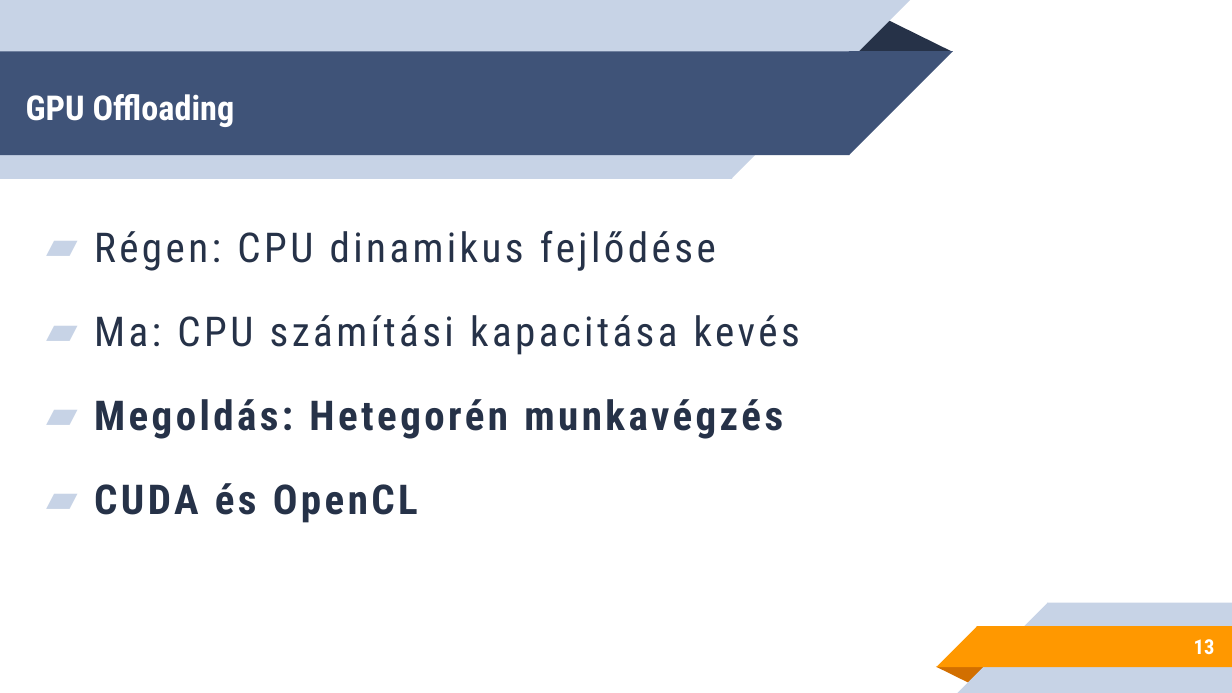
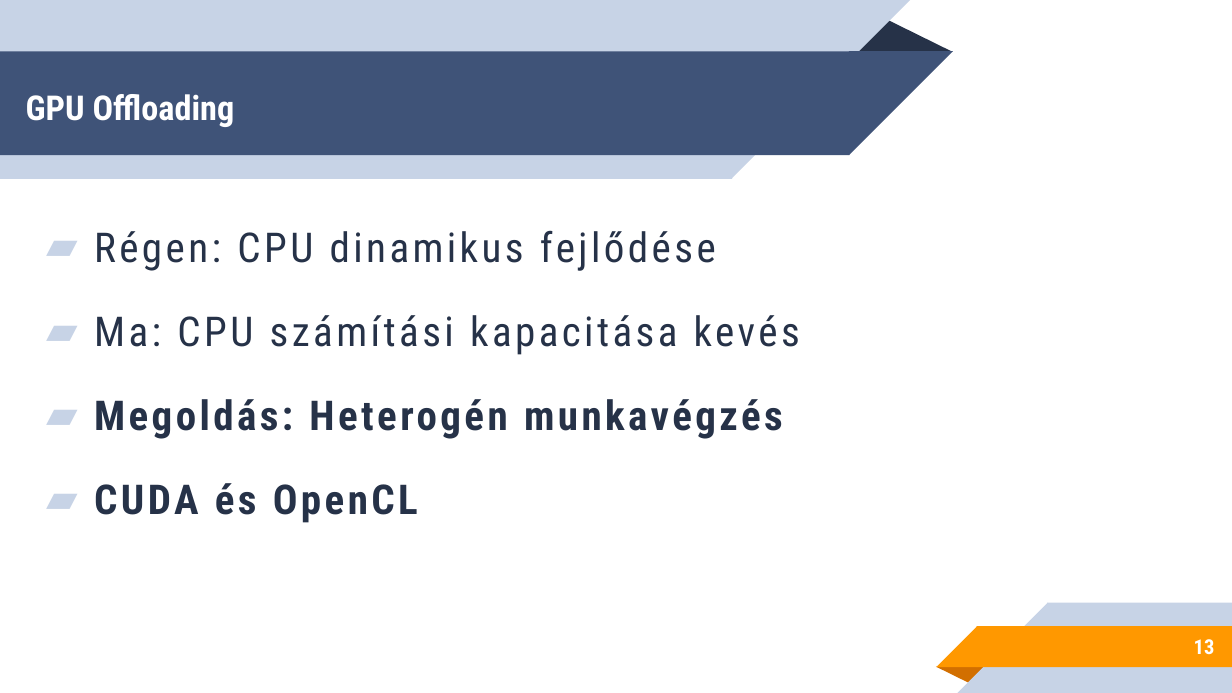
Before and after one commit to Uni-Sopron/temalabor-o21-ERTI-feldolgozasi-sebesseg-gyorsitas, a slide deck: slide 13 of Kiss_Mate_Szabolcs_T2DFZO_feldolgozasi_sebesseg_gyorsitas.pptx. Drawn at 1232x693 pixels with LibreOffice and Linux fonts; fonts in the diff are those of the drawing. Boxes give left, top, right and bottom in pixels: in the first picture for what was removed or moved away, otherwise in the second. Text is boxed around its words. In the diff, an @@ line names an element or a change of style, - is before the commit and + after.

```diff
--- a/Kiss_Mate_Szabolcs_T2DFZO_feldolgozasi_sebesseg_gyorsitas.pptx
+++ b/Kiss_Mate_Szabolcs_T2DFZO_feldolgozasi_sebesseg_gyorsitas.pptx
@@ text at box(94, 399, 783, 439): text changed @@
-▰ Megoldás: Hetegorén munkavégzés
+▰ Megoldás: Heterogén munkavégzés
```
Also in this commit, not shown: 1 other slide changed.
